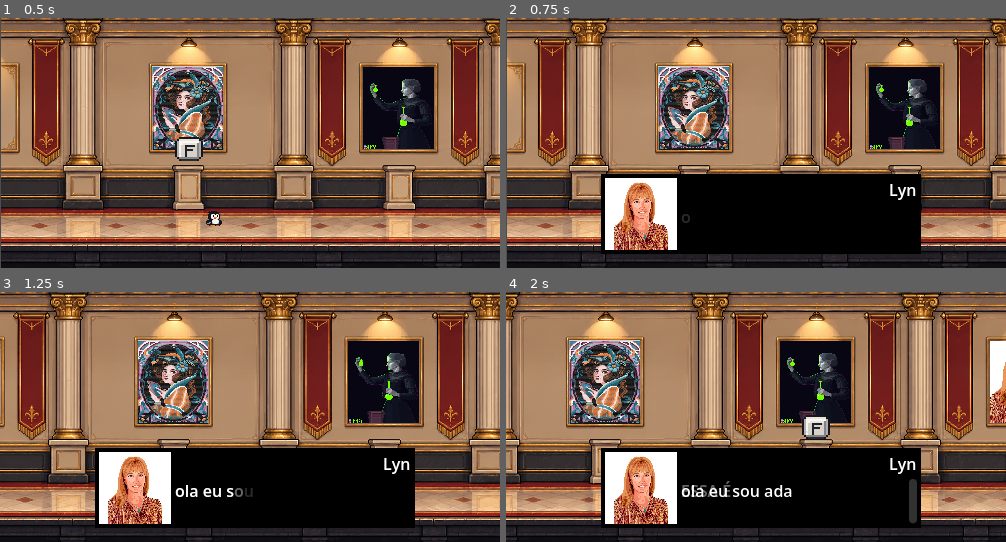
Above: before the commit, frames 1-4 (two rows, left to right).
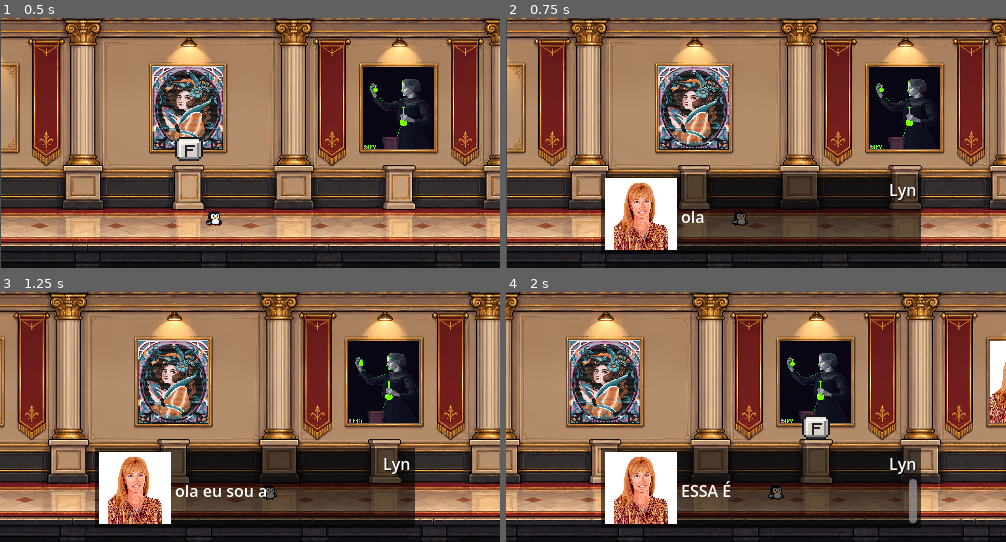
Above: after the commit, the same moments.

Repository: Angelogvr/Hackathon-SEDCITEC
Game: Godot game, scene res://cenas/Jogo.tscn
The game is run twice, just before and just after one commit, with the same random seed, the same clock (stepped at 60 frames per second) and the same inputs.
Inputs:
- Up to frame 1 (0.5 s): no input
- Up to frame 2 (0.75 s): tap Enter (ui_accept) at 0.5 s; hold D (move_right) from 0.53 s (still down); hold F from 0.53 s (still down)
- Up to frame 3 (1.25 s): keep holding D (move_right); keep holding F; tap Enter (ui_accept) at 0.77 s
- Up to frame 4 (2 s): keep holding D (move_right); release F at 1.28 s; tap F at 1.35 s; tap Enter (ui_accept) at 1.52 s

Frame 1 is identical in both runs. In frame 2, 11% of the frame differs, in the area x 19-83%, y 62-93%; in frame 3, 10%; in frame 4, 10%.

Commit message:
Dialogo_F_Concertado

Diff:
--- a/scripts/mulher.gd
+++ b/scripts/mulher.gd
@@ -22,11 +22,14 @@
 const _DIALOG_SCREEN: PackedScene = preload("res://entidades/dialog_scream.tscn")
 var target: Node2D
 var botaoAtivo = false
+var _dialogo_ativo: DialogScreen = null
+
 
 func _dialogo() -> void:
-	if botaoAtivo and Input.is_physical_key_pressed(KEY_F):
+	if botaoAtivo and Input.is_physical_key_pressed(KEY_F) and not is_instance_valid(_dialogo_ativo):
 		var _new_dialog: DialogScreen = _DIALOG_SCREEN.instantiate()
 		_new_dialog.data = _dialog_data
+		_dialogo_ativo = _new_dialog
 		_hud.add_child(_new_dialog)
 
 # Called when the node enters the scene tree for the first time.
Not shown, changed: Sprites/caixa.png.import
Not shown, changed: Sprites/lynn.jpeg.import
Not shown, changed: sprites/1 - Penguin/Belly_Sliding (16 x 16).png.import
Not shown, changed: sprites/1 - Penguin/Blink (16 x 16).png.import
Not shown, changed: sprites/1 - Penguin/Ducking (16 x 16).png.import
Not shown, changed: sprites/1 - Penguin/Falling (16 x 16).png.import
Not shown, changed: sprites/1 - Penguin/Hurt (16 x 16).png.import
Not shown, changed: sprites/1 - Penguin/Idle (16 x 16).png.import
Not shown, changed: sprites/1 - Penguin/Jump (16 x 16).png.import
Not shown, changed: sprites/1 - Penguin/Looking_Off (16 x 16).png.import
Not shown, changed: sprites/1 - Penguin/Looking_Up (16 x 16).png.import
Not shown, changed: sprites/1 - Penguin/Lying_On_Ground (16 x 16).png.import
(and 10 more such lines)
